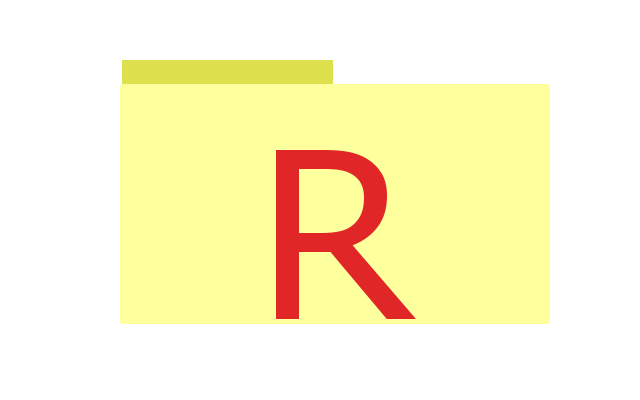
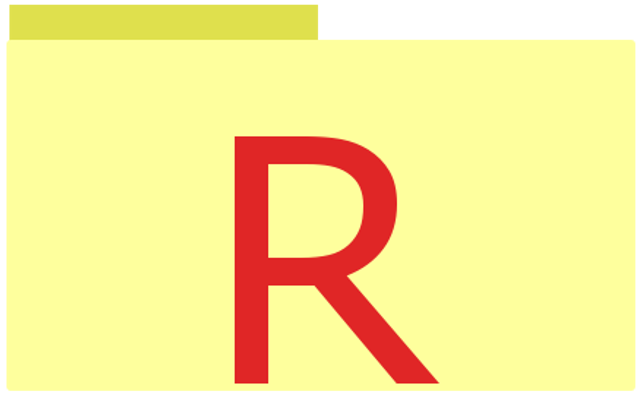
Comparing the layer stacks of the two 640x400 images. Changes:
added layer "Visible" above "R #1" over box(6, 4, 636, 392)
